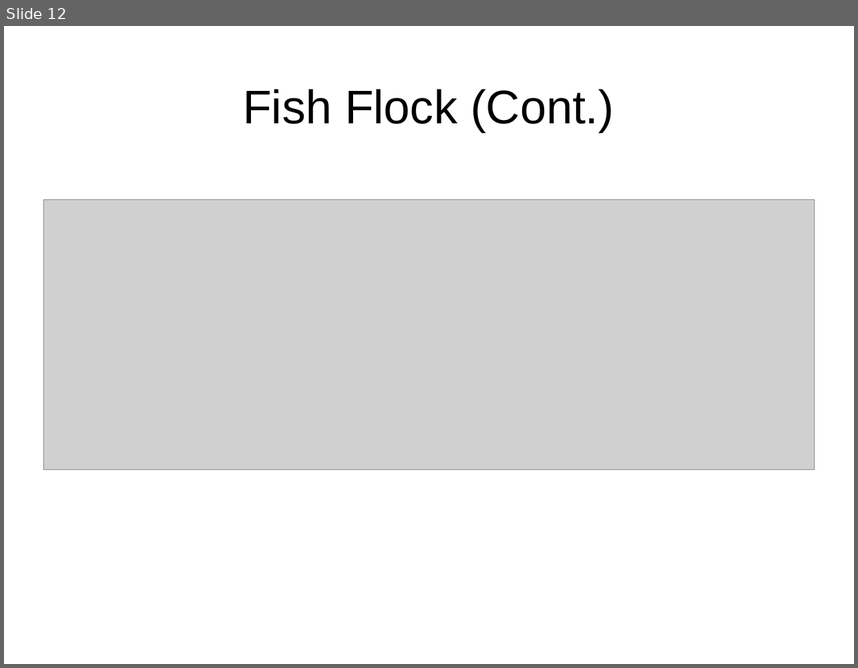
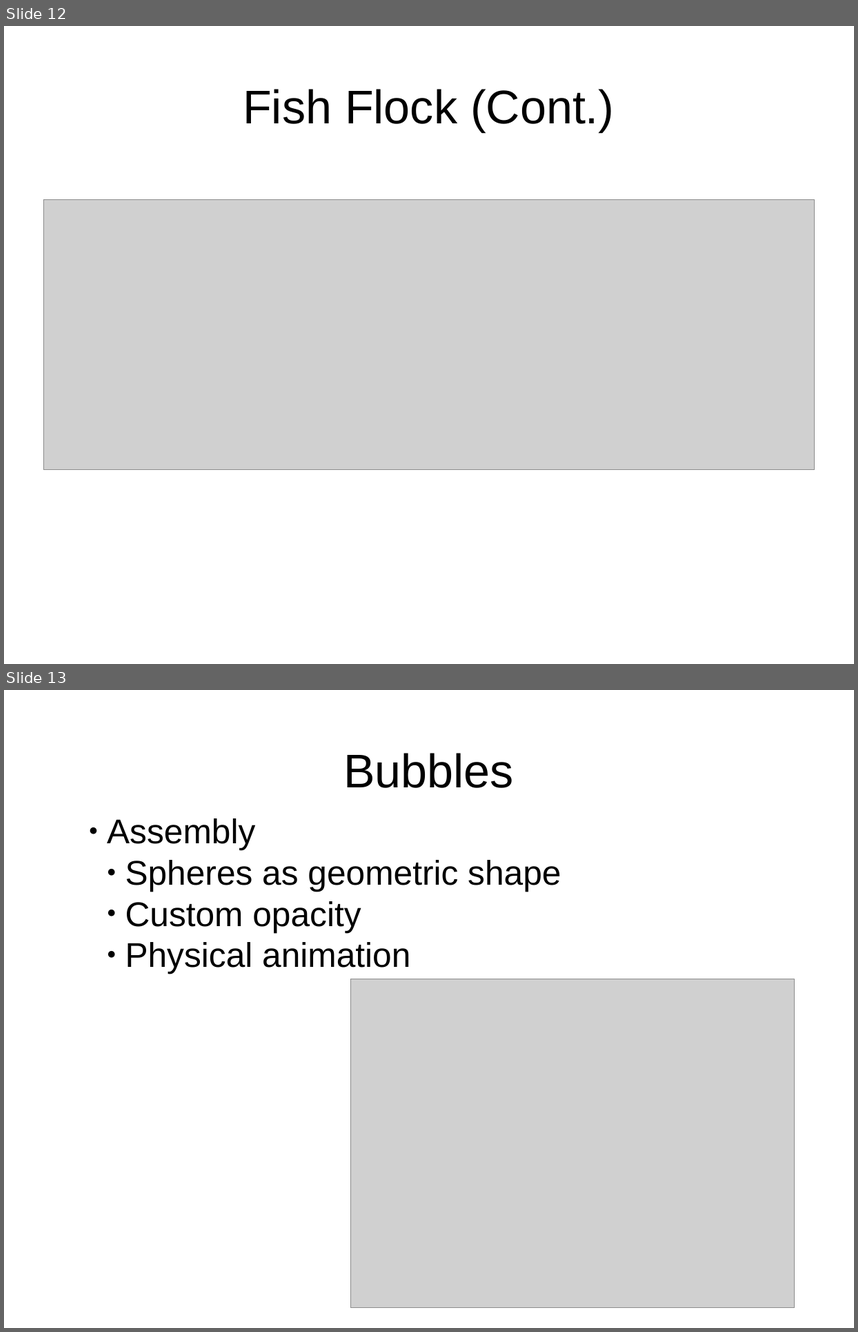
Before and after one commit to jandernascimento/jf3dgraphics, a slide deck: TP7/doc/presentation.odp. Shown one above the other, each under a label of ours: slide 12 before the commit, slides 12 and 13 after it. The pictures are 858x668 and 858x1332 pixels, drawn with LibreOffice and Linux fonts; fonts in the diff are those of the drawing; grey boxes stand for pictures. Boxes give left, top, right and bottom in pixels: in the first picture for what was removed or moved away, otherwise in the second. Text is boxed around its words. In the diff, an @@ line names an element or a change of style, - is before the commit and + after.

Commit message:
adding bubble slides

```diff
--- a/TP7/doc/presentation.odp
+++ b/TP7/doc/presentation.odp
@@ slide 13 added at [4, 690, 854, 1328], background #FFFFFF @@
@@ title added at [343, 753, 514, 788], 44 pt, text #000000 @@
+Bubbles
@@ text added at [107, 818, 561, 974], 32 pt, text #000000 @@
+● Assembly
+  ● Spheres as geometric shape
+  ● Custom opacity
+  ● Physical animation
@@ picture added at [351, 978, 795, 1307] @@
```
Also in this commit, not shown: 1 other slide added.
